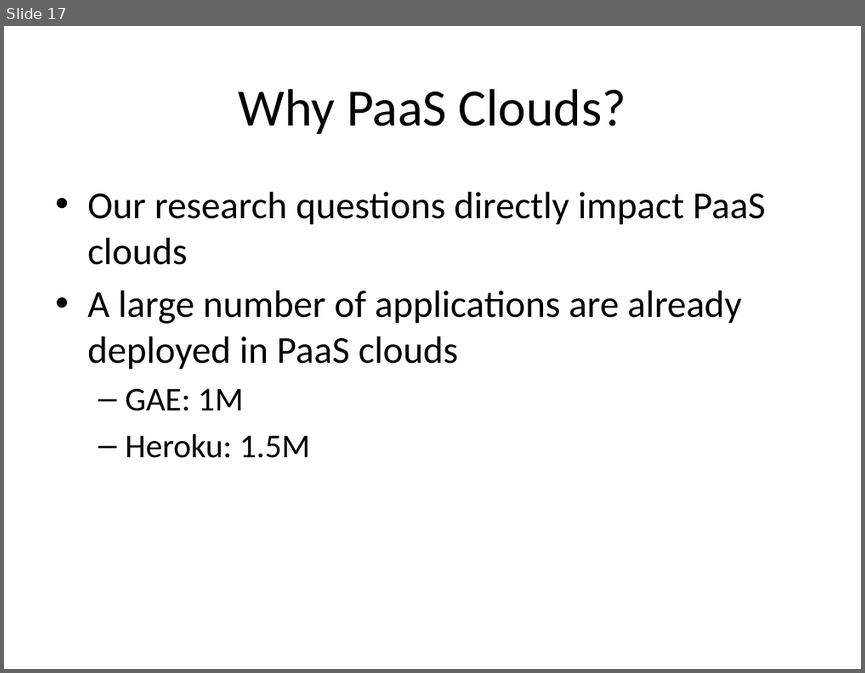
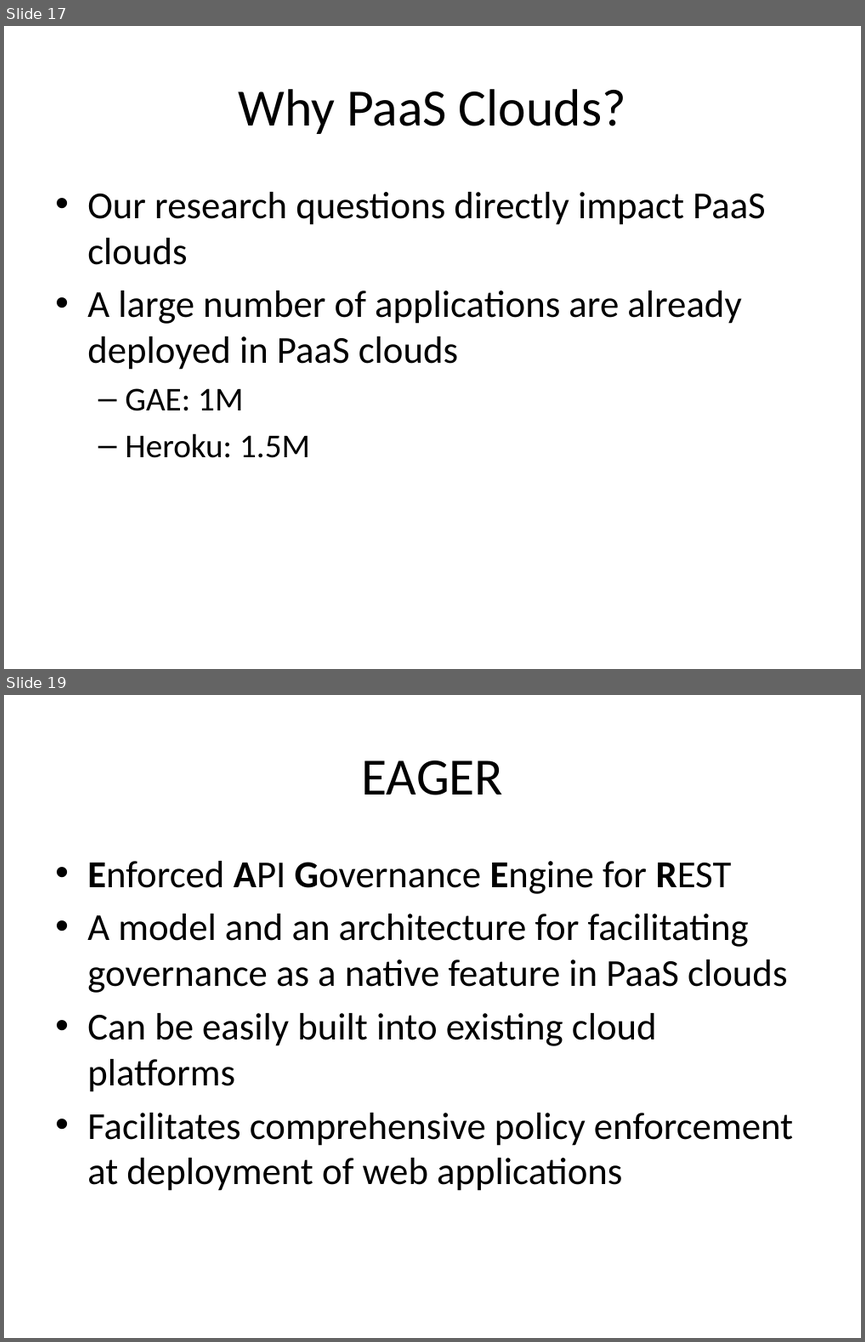
Before and after one commit to Dithn/eager-appscale, a slide deck: Eager/elk-experiment/appserver/system_design.pptx. Shown one above the other, each under a label of ours: slide 17 before the commit, slides 17 and 19 after it; the slides between them are not shown. The pictures are 865x673 and 865x1342 pixels, drawn with LibreOffice and Linux fonts; fonts in the diff are those of the drawing. Boxes give left, top, right and bottom in pixels: in the first picture for what was removed or moved away, otherwise in the second. Text is boxed around its words. In the diff, an @@ line names an element or a change of style, - is before the commit and + after.

Commit message:
Added EAGER results

```diff
--- a/Eager/elk-experiment/appserver/system_design.pptx
+++ b/Eager/elk-experiment/appserver/system_design.pptx
@@ slide 19 added at (4, 695, 861, 1338), background #FFFFFF @@
@@ title added at (361, 760, 503, 795), 44 pt, text #000000 @@
+EAGER
@@ text added at (87, 861, 793, 1191), 32 pt, text #000000 @@
+• Enforced API Governance Engine for REST
+• A model and an architecture for facilitating governance as a native feature in PaaS clouds
+• Can be easily built into existing cloud platforms
+• Facilitates comprehensive policy enforcement at deployment of web applications
```
Also in this commit, not shown: 9 other slides added.
